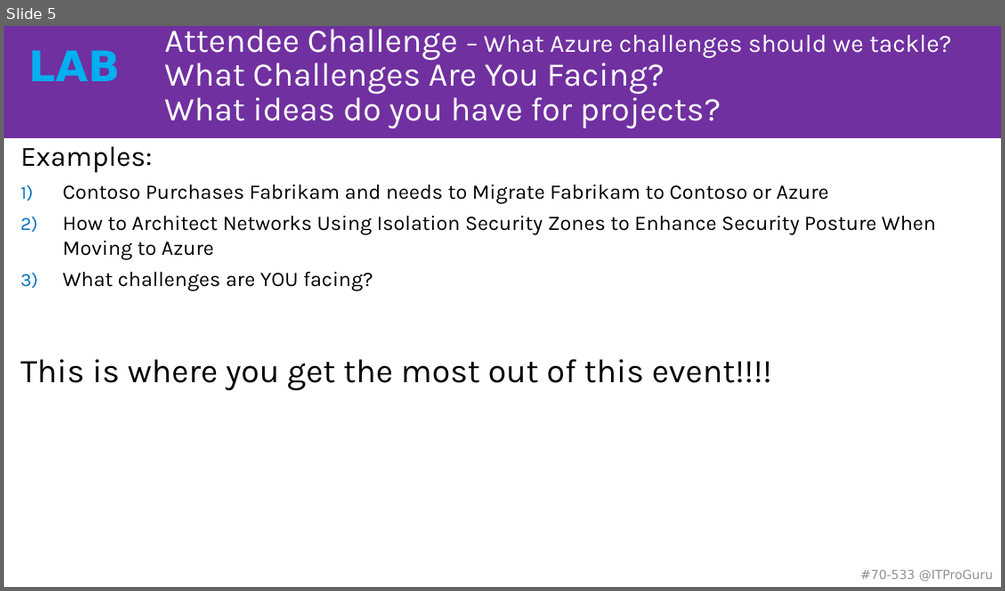
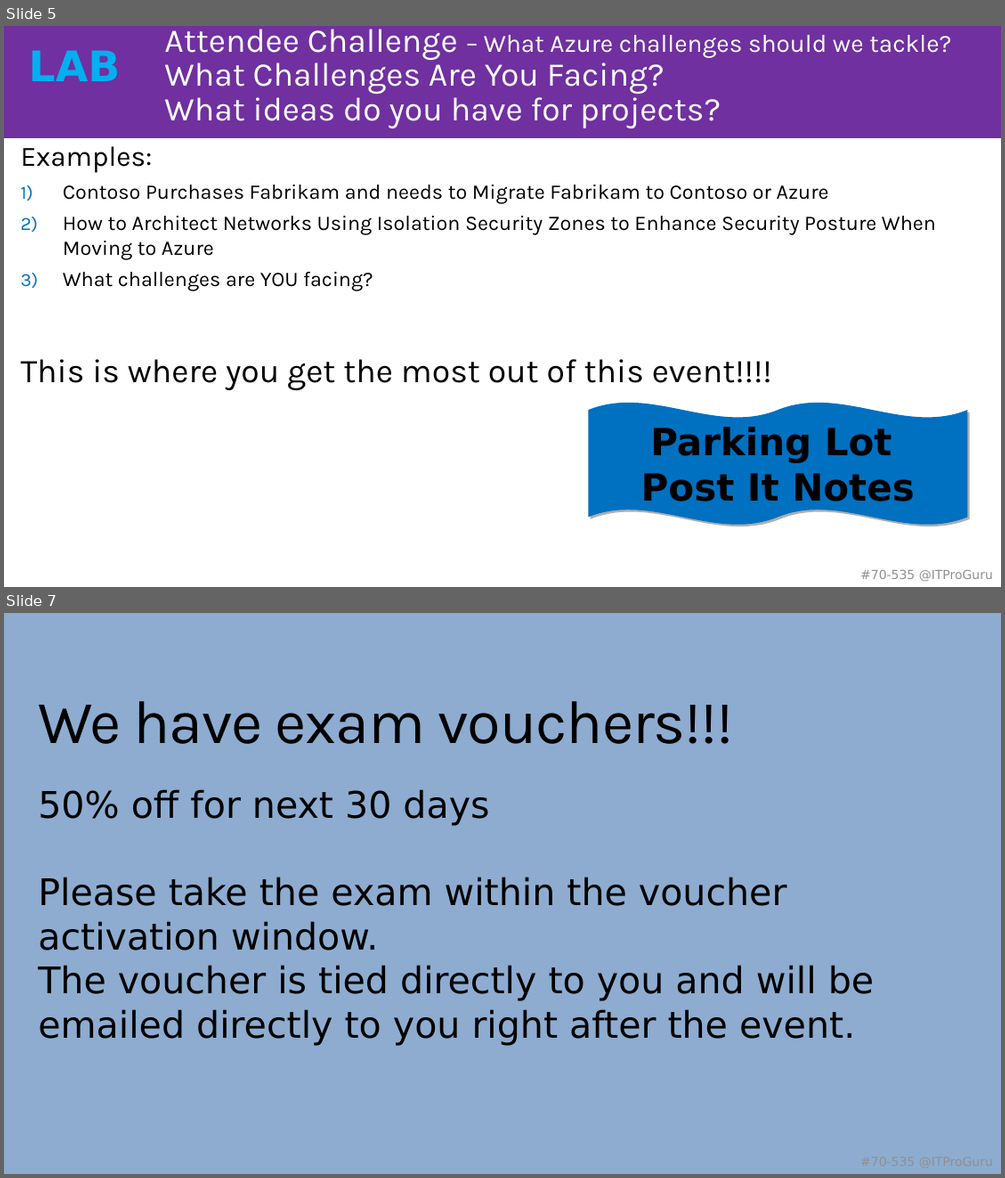
Before and after one commit to guruskill/70-535, a slide deck: Presentations/2018-05-14-Boston/535-Opening-Extra.pptx. Shown one above the other, each under a label of ours: slide 5 before the commit, slides 5 and 7 after it; the slides between them are not shown. The pictures are 1005x591 and 1005x1178 pixels, drawn with LibreOffice and Linux fonts; fonts in the diff are those of the drawing; background and template pictures are left out. Boxes give left, top, right and bottom in pixels: in the first picture for what was removed or moved away, otherwise in the second. Text is boxed around its words. In the diff, an @@ line names an element or a change of style, - is before the commit and + after.

```diff
--- a/Presentations/2018-05-14-Boston/535-Opening-Extra.pptx
+++ b/Presentations/2018-05-14-Boston/535-Opening-Extra.pptx
@@ slide 7 added at [4, 613, 1001, 1174], background #8DACD0; not listed: 2 template elements that a slide beside it also shows @@
@@ rectangle added at [4, 613, 1001, 696], fill #8DACD0 @@
@@ title added at [38, 701, 734, 744], 58.8 pt, text #000000 @@
+We have exam vouchers!!!
@@ text added at [38, 789, 874, 1046], 35.3 pt, text #000000 @@
+50% off for next 30 days
+Please take the exam within the voucher activation window.
+The voucher is tied directly to you and will be emailed directly to you right after the event.
@@ slide 5 changed as well @@
@@ double wave added at [588, 402, 967, 524], fill #0070C0, 36 pt, text #000000, bold @@
+Parking Lot
+Post It Notes
@@ text at [860, 570, 993, 581]: text changed @@
-#70-533 @ITProGuru
+#70-535 @ITProGuru
```
Also in this commit, not shown: 3 other slides changed, 20 other slides added, 1 slide removed.
